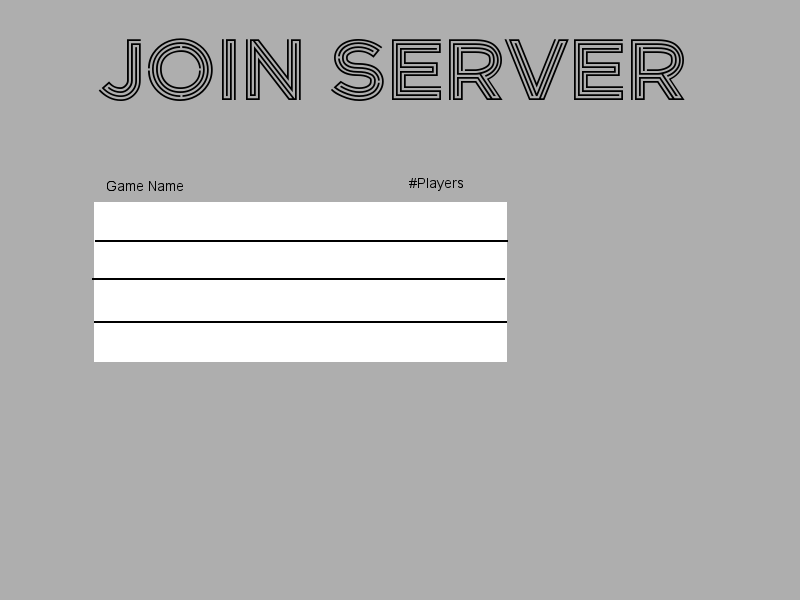
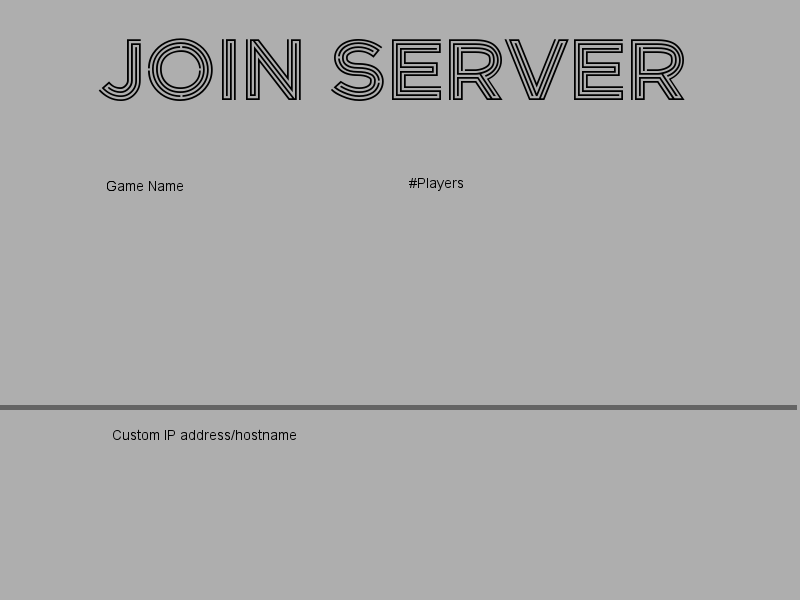
Layered file, before and after one edit (800 x 600). Changes by layer:
added layer "Custom IP address/hostname" (luminosity) above "Game Name" over [113, 429, 296, 440]
painted on "Layer #3" over [0, 278, 797, 410]
hid "Layer #2" over [94, 321, 507, 323]
hid "Layer #1" over [95, 240, 508, 242]
hid "Layer" over [94, 202, 507, 362]
